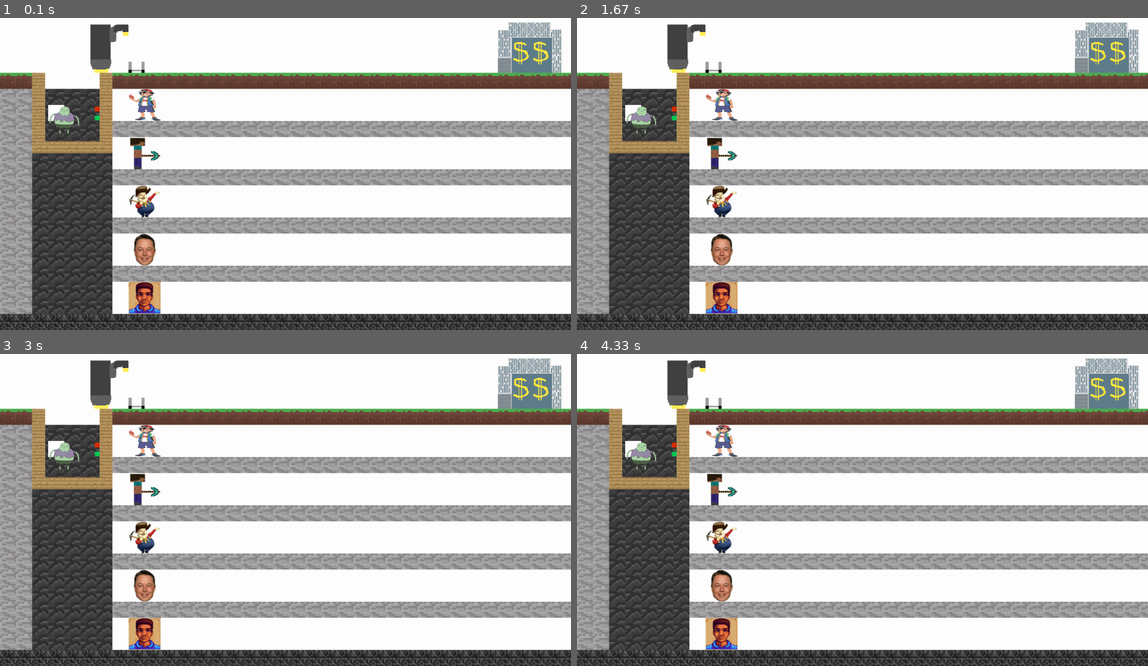
Above: before the commit, frames 1-4 (two rows, left to right).
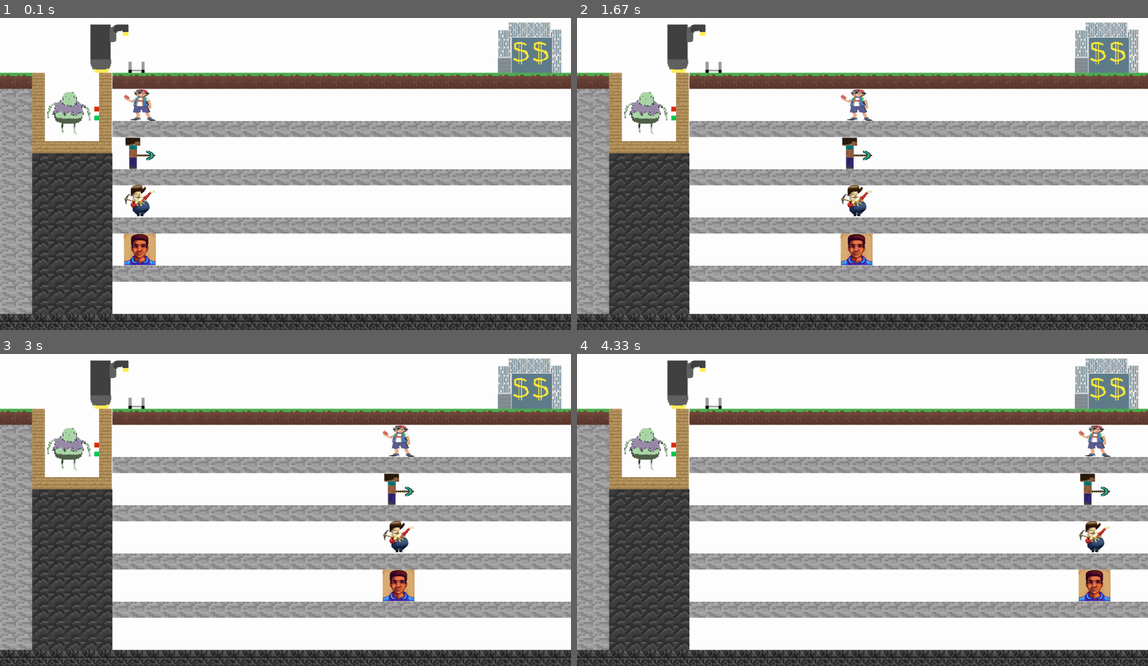
Above: after the commit, the same moments.

Repository: Joshua1N/RPG-Mining-Pygame
Game: pygame game, started from start.py
Two runs of this game, one before a commit and one after it. Both use one fixed random seed, a clock stepped at 60 frames per second and the inputs below.
Inputs:
- Up to frame 1 (0.1 s): no input
- Up to frame 2 (1.67 s): no input
- Up to frame 3 (3 s): no input
- Up to frame 4 (4.33 s): no input

The runs differ from the first frame. In frame 1, 3.8% of the frame differs, in the area x 7-29%, y 17-95%; in frame 2, 4.7%, in the area x 7-52%, y 17-95%; in frame 3, 4.7%; in frame 4, 4.7%.

Commit message:
Add files via upload

Diff:
--- a/level.py
+++ b/level.py
@@ -41,9 +41,6 @@
                 if cell == '3':
                     jewishppl = BlackStone((x, y), TILESIZE)
                     self.blackPpl.add(jewishppl)
-                if cell == 'P':
-                    bitch = DemtreuisDemarcusDejamesDathird((x, y), TILESIZE * 2)
-                    self.bitches.add(bitch)
                 if cell == 'B':
                     cash_building = CashMoneyBuilding((x, y), TILESIZE * 4)
                     self.buildings.add(cash_building)
@@ -53,27 +50,12 @@
                 if cell == 'D':
                     dark_stone = SemiDarkStone((x, y), TILESIZE)
                     self.blocks.add(dark_stone)
-                if cell == 'J':
-                    jerome = Jerome((x, y), TILESIZE * 2)
-                    self.bitches.add(jerome)
-                if cell == 'A':
-                    ash = Ash((x, y), TILESIZE * 2)
-                    self.bitches.add(ash)
-                if cell == 'H':
-                    head = Head((x, y), TILESIZE * 2)
-                    self.bitches.add(head)
-                if cell == 'G':
-                    blockyguy = BlockyGuy((x, y), TILESIZE * 2)
-                    self.bitches.add(blockyguy)
                 if cell == 'U':
                     pumpy = PumpyPump((x, y), TILESIZE * 3)
                     self.buildings.add(pumpy)
                 if cell == 'E':
                     elevator = Elevator((x, y), TILESIZE * 5)
                     self.buildings.add(elevator)
-                if cell == 'F':
-                    fatguy = FatGuy((x, y), TILESIZE * 2)
-                    self.bitches.add(fatguy)
 
     def run(self):
         self.ground.draw(self.display_surface)
--- a/main.py
+++ b/main.py
@@ -1,6 +1,10 @@
 import pygame, sys
 from map import *
 from level import Level
+from miners.ash import *
+from miners.blockyguy import *
+from miners.jerome import *
+from miners.demtreuisdemarcusdejamesdathird import *
 
 pygame.init()
 screen = pygame.display.set_mode((WIDTH, HEIGHT))
@@ -13,6 +17,7 @@
         self.running = True
         self.state = 'playing'
         self.level = Level(map, screen)
+        self.loaded = False
 
         self.load()
 
@@ -26,6 +31,7 @@
                 self.playing_events()
                 self.playing_update()
                 self.playing_draw()
+
             elif self.state == 'help':
                 # How to play page here
                 pass
@@ -46,26 +52,11 @@
         screen.blit(text, pos)
 
     def load(self):
-        # Player
-        self.player = pygame.Rect(100, 100, 30, 60)
-        # Elevator
-        self.elevator = pygame.Rect(185, 200, 235, 20)
-        # Grass Ground
-        self.ground = pygame.image.load('assets/Grass.png').convert_alpha()
-        self.ground = pygame.transform.scale(self.ground, (1500, 20))
-        self.ground_rect = self.ground.get_rect()
-        # Stone Ground
-        self.stone = pygame.image.load('assets/Stone.png').convert_alpha()
-        self.stone = pygame.transform.scale(self.stone, (1500, 20))
-        self.stone_rect = self.stone.get_rect()
-        '''self.ground = pygame.Rect(420, 200, 1500, 20)
-        self.coal_floor = pygame.Rect(420, 372, 1500, 20)
-        self.iron_floor = pygame.Rect(420, 544, 1500, 20)
-        self.gold_floor = pygame.Rect(420, 716, 1500, 20)
-        self.platinum_floor = pygame.Rect(420, 888, 1500, 20)
-        self.diamond_floor = pygame.Rect(420, 1060, 1500, 20)
-        self.stone = pygame.image.load('assets/stone.png').convert_alpha()
-        self.stone = pygame.transform.scale(self.stone, (50, 50))'''
+        # Miners
+        self.ash = Ash('ash', 440, 325, 5)
+        self.blocky_guy = BlockyGuy('blockyguy', 440, 485, 5)
+        self.jerome = Jerome('jerome', 440, 810, 5)
+        self.demtreuis_demarcus_dejames_dathird = DemtreuisDemarcusDejamesDathird('DemtreuisDemarcusDejamesDathird', 440, 645, 5)
 
     ############### INTRO FUNCTIONS ###############
     def start_events(self):
@@ -85,6 +76,7 @@
     ############### PLAYING FUNCTIONS ###############
 
     def playing_events(self):
+        key = pygame.key.get_pressed()
         for event in pygame.event.get():
             if event.type == pygame.QUIT:
                 self.running = False
@@ -92,30 +84,20 @@
             if event.type == pygame.KEYDOWN:
                 if event.key == pygame.K_ESCAPE:
                     self.state = 'start'
-        key = pygame.key.get_pressed()
-        if key[pygame.K_s]:
-            self.elevator.y = self.elevator.y + 4
 
     def playing_update(self):
-        pass
+        self.ash.walking()
+        self.blocky_guy.walking()
+        self.jerome.walking()
+        self.demtreuis_demarcus_dejames_dathird.walking()
 
     def playing_draw(self):
         screen.fill('white')
 
         self.level.run()
+        self.ash.drawing()
+        self.blocky_guy.drawing()
+        self.jerome.drawing()
+        self.demtreuis_demarcus_dejames_dathird.drawing()
 
         pygame.display.update()
-
-
-'''        pygame.draw.rect(screen, 'grey', self.coal_floor)
-        pygame.draw.rect(screen, 'grey', self.iron_floor)
-        pygame.draw.rect(screen, 'grey', self.gold_floor)
-        pygame.draw.rect(screen, 'grey', self.platinum_floor)
-        pygame.draw.rect(screen, 'grey', self.diamond_floor)
-        screen.blit(self.stone, (1800, 300))
-        pygame.draw.rect(screen, 'blue', self.player)
-        pygame.draw.rect(screen, 'red', self.elevator)
-        # pygame.draw.rect(screen, 'dark green', self.ground)
-        screen.blit(self.stone, (420, 372))
-        screen.blit(self.ground, (420, 200))
-        '''
--- a/miners/ash.py
+++ b/miners/ash.py
@@ -1,8 +1,49 @@
-import pygame
+import pygame.display
+
 
 class Ash(pygame.sprite.Sprite):
-    def __init__(self, pos, size):
-        super().__init__()
-        self.image = pygame.image.load('assets/ash_slave.png').convert_alpha()
-        self.image = pygame.transform.scale(self.image, (size, size))
-        self.rect = self.image.get_rect(topleft=pos)
+    def __init__(self, char_type, x, y, speed):
+        pygame.sprite.Sprite.__init__(self)
+        self.char_type = char_type
+        self.speed = speed
+        self.direction = 1
+        self.flip = False
+        self.loaded = False
+        img = pygame.image.load('assets/ash_slave.png').convert_alpha()
+        self.image = pygame.transform.scale(img, (108, 108))
+        self.rect = self.image.get_rect()
+        self.rect.center = (x, y)
+        self.screen = pygame.display.get_surface()
+
+    def move(self, moving_left, moving_right):
+        # reset movement variables
+        dx = 0
+        dy = 0
+
+        # assign movement variables if moving left or right
+        if moving_left:
+            dx = -self.speed
+            self.flip = True
+            self.direction = -1
+        if moving_right:
+            dx = self.speed
+            self.flip = False
+            self.direction = 1
+
+        # update rectangle position
+        self.rect.x += dx
+        self.rect.y += dy
+
+    def walking(self):
+        if not self.loaded:
+            self.move(moving_left=0, moving_right=1)
+            if self.rect.x >= 1920 - 108:
+                self.loaded = True
+
+        if self.loaded:
+            self.move(moving_left=1, moving_right=0)
+            if self.rect.x <= 386:
+                self.loaded = False
+
+    def drawing(self):
+        self.screen.blit(pygame.transform.flip(self.image, self.flip, False), self.rect)
--- a/miners/blockyguy.py
+++ b/miners/blockyguy.py
@@ -1,8 +1,49 @@
-import pygame
+import pygame.display
+
 
 class BlockyGuy(pygame.sprite.Sprite):
-    def __init__(self, pos, size):
-        super().__init__()
-        self.image = pygame.image.load('assets/blockyguy.png').convert_alpha()
-        self.image = pygame.transform.scale(self.image, (size, size))
-        self.rect = self.image.get_rect(topleft=pos)
+    def __init__(self, char_type, x, y, speed):
+        pygame.sprite.Sprite.__init__(self)
+        self.char_type = char_type
+        self.speed = speed
+        self.direction = 1
+        self.flip = False
+        self.loaded = False
+        img = pygame.image.load('assets/blockyguy.png').convert_alpha()
+        self.image = pygame.transform.scale(img, (108, 108))
+        self.rect = self.image.get_rect()
+        self.rect.center = (x, y)
+        self.screen = pygame.display.get_surface()
+
+    def move(self, moving_left, moving_right):
+        # reset movement variables
+        dx = 0
+        dy = 0
+
+        # assign movement variables if moving left or right
+        if moving_left:
+            dx = -self.speed
+            self.flip = True
+            self.direction = -1
+        if moving_right:
+            dx = self.speed
+            self.flip = False
+            self.direction = 1
+
+        # update rectangle position
+        self.rect.x += dx
+        self.rect.y += dy
+
+    def walking(self):
+        if not self.loaded:
+            self.move(moving_left=0, moving_right=1)
+            if self.rect.x >= 1920 - 108:
+                self.loaded = True
+
+        if self.loaded:
+            self.move(moving_left=1, moving_right=0)
+            if self.rect.x <= 386:
+                self.loaded = False
+
+    def drawing(self):
+        self.screen.blit(pygame.transform.flip(self.image, self.flip, False), self.rect)
--- a/miners/demtreuisdemarcusdejamesdathird.py
+++ b/miners/demtreuisdemarcusdejamesdathird.py
@@ -1,9 +1,49 @@
-import pygame
+import pygame.display
 
 
 class DemtreuisDemarcusDejamesDathird(pygame.sprite.Sprite):
-    def __init__(self, pos, size):
-        super().__init__()
-        self.image = pygame.image.load('assets/demtreuis-demarcus-dejames-dathird.png').convert_alpha()
-        self.image = pygame.transform.scale(self.image, (size, size))
-        self.rect = self.image.get_rect(topleft=pos)
+    def __init__(self, char_type, x, y, speed):
+        pygame.sprite.Sprite.__init__(self)
+        self.char_type = char_type
+        self.speed = speed
+        self.direction = 1
+        self.flip = False
+        self.loaded = False
+        img = pygame.image.load('assets/demtreuis-demarcus-dejames-dathird.png').convert_alpha()
+        self.image = pygame.transform.scale(img, (108, 108))
+        self.rect = self.image.get_rect()
+        self.rect.center = (x, y)
+        self.screen = pygame.display.get_surface()
+
+    def move(self, moving_left, moving_right):
+        # reset movement variables
+        dx = 0
+        dy = 0
+
+        # assign movement variables if moving left or right
+        if moving_left:
+            dx = -self.speed
+            self.flip = True
+            self.direction = -1
+        if moving_right:
+            dx = self.speed
+            self.flip = False
+            self.direction = 1
+
+        # update rectangle position
+        self.rect.x += dx
+        self.rect.y += dy
+
+    def walking(self):
+        if not self.loaded:
+            self.move(moving_left=0, moving_right=1)
+            if self.rect.x >= 1920 - 108:
+                self.loaded = True
+
+        if self.loaded:
+            self.move(moving_left=1, moving_right=0)
+            if self.rect.x <= 386:
+                self.loaded = False
+
+    def drawing(self):
+        self.screen.blit(pygame.transform.flip(self.image, self.flip, False), self.rect)
--- a/miners/jerome.py
+++ b/miners/jerome.py
@@ -1,8 +1,49 @@
-import pygame
+import pygame.display
+
 
 class Jerome(pygame.sprite.Sprite):
-    def __init__(self, pos, size):
-        super().__init__()
-        self.image = pygame.image.load('assets\Jerome.png').convert_alpha()
-        self.image = pygame.transform.scale(self.image, (size, size))
-        self.rect = self.image.get_rect(topleft=pos)
+    def __init__(self, char_type, x, y, speed):
+        pygame.sprite.Sprite.__init__(self)
+        self.char_type = char_type
+        self.speed = speed
+        self.direction = 1
+        self.flip = False
+        self.loaded = False
+        img = pygame.image.load('assets/jerome.png').convert_alpha()
+        self.image = pygame.transform.scale(img, (108, 108))
+        self.rect = self.image.get_rect()
+        self.rect.center = (x, y)
+        self.screen = pygame.display.get_surface()
+
+    def move(self, moving_left, moving_right):
+        # reset movement variables
+        dx = 0
+        dy = 0
+
+        # assign movement variables if moving left or right
+        if moving_left:
+            dx = -self.speed
+            self.flip = True
+            self.direction = -1
+        if moving_right:
+            dx = self.speed
+            self.flip = False
+            self.direction = 1
+
+        # update rectangle position
+        self.rect.x += dx
+        self.rect.y += dy
+
+    def walking(self):
+        if not self.loaded:
+            self.move(moving_left=0, moving_right=1)
+            if self.rect.x >= 1920 - 108:
+                self.loaded = True
+
+        if self.loaded:
+            self.move(moving_left=1, moving_right=0)
+            if self.rect.x <= 386:
+                self.loaded = False
+
+    def drawing(self):
+        self.screen.blit(pygame.transform.flip(self.image, self.flip, False), self.rect)
Binary file changed: assets/elevator.png
Binary file changed: assets/fatguy.png
